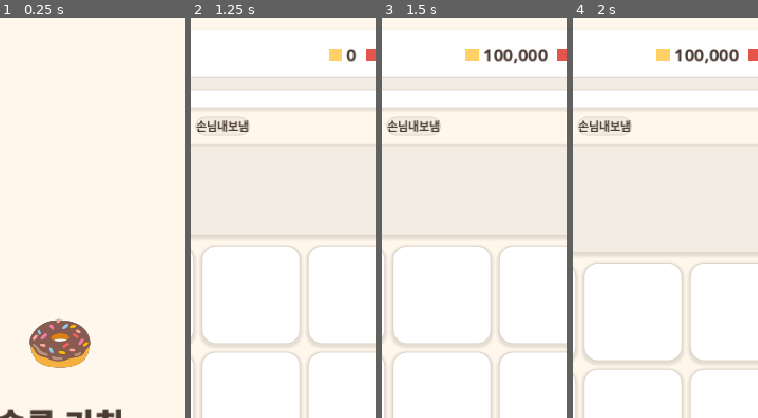
Above: before the commit, frames 1-4 (left to right).
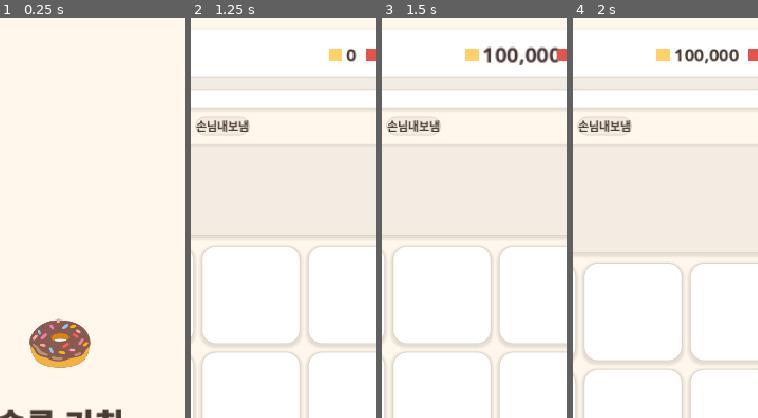
Above: after the commit, the same moments.

Repository: yellyB/game-slot-kitchen
Game: Godot game, scene res://scenes/Main.tscn
Two runs of this game, one before a commit and one after it. Both use one fixed random seed, a clock stepped at 60 frames per second and the inputs below.
Inputs:
- Up to frame 1 (0.25 s): no input
- Up to frame 2 (1.25 s): click "시작" at 0.5 s
- Up to frame 3 (1.5 s): click "돈+10만" at 1.25 s
- Up to frame 4 (2 s): no input
The pictures show only the part of the screen within x 34-84%, y 0-50%; the shares and areas given below are measured in that part.

Frames 1-2 are identical in both runs. In frame 3, 1.1% of the frame differs, in the area x 54-96%, y 7-12%; in frame 4, nothing differs.

Commit message:
연출: 돈 증가 팝 복구 — fly 없는 증가(디버그 등)는 즉시 팝
_expect_fly 플래그로 서빙/보상 획득은 _fly_gain 도착 때만 팝(이중 팝 방지),
그 외 직접 증가(디버그 돈+10만 등)는 _on_cash_changed에서 즉시 팝.

Co-Authored-By: Claude Opus 4.8 (1M context) <noreply@anthropic.com>

Diff:
--- a/scripts/main.gd
+++ b/scripts/main.gd
@@ -26,6 +26,7 @@
 var _money_label: Label
 var _rent_label: Label
 var _last_cash := 0   # 돈 증감 방향 판별(증가 시 라벨 팝)용
+var _expect_fly := false   # true면 이번 증가는 _fly_gain 도착 때 팝(즉시 팝 생략)
 var _hours_bar: ProgressBar
 
 
@@ -395,7 +396,9 @@
 	# 카드71·72: 주문 낸 손님이 못 받고 떠나면 보상(72는 다음 획득 2배 예약).
 	var gain := Buffs.on_lost(order.recipe_id)
 	if gain != 0:
+		_expect_fly = true   # 이번 증가 팝은 _fly_gain 도착 때
 		_session.earn(gain)
+		_expect_fly = false
 		_fly_gain(gain, order.global_position + order.size * 0.5, Palette.SUB)
 	_order_lost_today += 1
 	_spawn_pop("😠", order.global_position + order.size * 0.5)   # 성난 손님 이탈
@@ -415,7 +418,9 @@
 	var ctx := _sale_ctx(order, dish)
 	var res := Buffs.sale_amount(rid, ctx)
 	var amount := int(res["amount"])
+	_expect_fly = true   # 이번 증가 팝은 _fly_gain 도착 때
 	_session.earn(amount)
+	_expect_fly = false
 	# 리스크(56 등) 패널티: 소지금 차감(매출 집계 X)
 	var penalty := int(res.get("penalty", 0))
 	if penalty != 0:
@@ -587,8 +592,11 @@
 
 # ── 세션 반응 ─────────────────────────────────────────────
 func _on_cash_changed(cash: int) -> void:
+	var up := cash > _last_cash
 	_last_cash = cash
-	_money_label.text = _fmt(cash)   # 팝은 획득 연출(_fly_gain) 도착 시점에
+	_money_label.text = _fmt(cash)
+	if up and not _expect_fly:   # fly 없는 증가(디버그 등)는 즉시 팝
+		_pop_label(_money_label)
 
 
 ## 라벨 강조 팝 — 살짝 커졌다 원래대로(BACK). 돈 라벨 합류 시 등.
